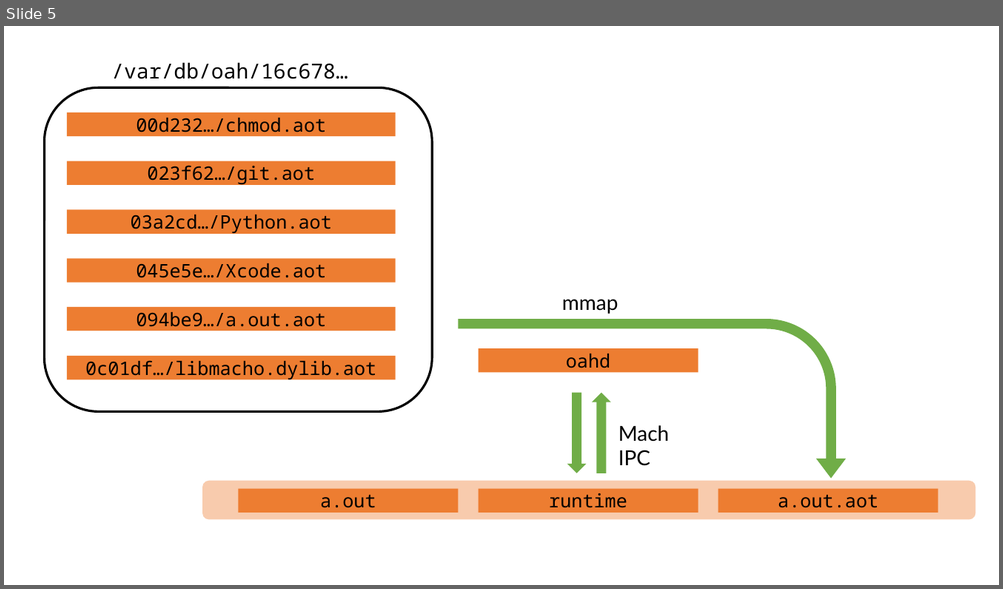
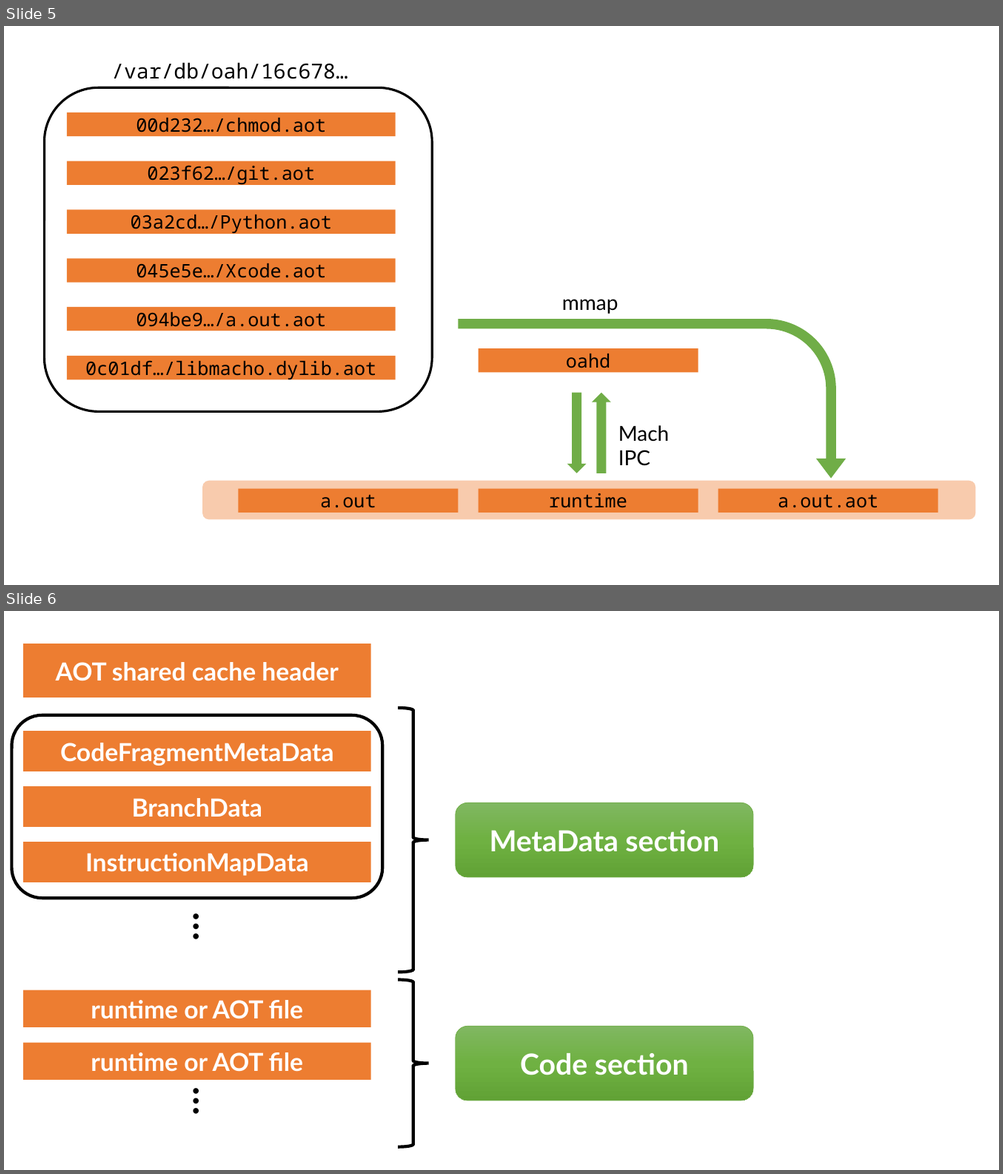
Before and after one commit to FFRI/ProjectChampollion, a slide deck: docs/assets/figures.pptx. Shown one above the other, each under a label of ours: slide 5 before the commit, slides 5 and 6 after it. The pictures are 1003x589 and 1003x1174 pixels, drawn with LibreOffice and Linux fonts; fonts in the diff are those of the drawing. Boxes give left, top, right and bottom in pixels: in the first picture for what was removed or moved away, otherwise in the second. Text is boxed around its words. In the diff, an @@ line names an element or a change of style, - is before the commit and + after.

```diff
--- a/docs/assets/figures.pptx
+++ b/docs/assets/figures.pptx
@@ slide 6 added at box(4, 611, 999, 1170), background #FFFFFF @@
@@ rectangle added at box(23, 644, 371, 698), fill #ED7D31, 24 pt, text #FFFFFF, bold @@
+AOT shared cache header
@@ group added at box(11, 715, 382, 898): 3 rectangles, 1 rounded rectangle @@
+CodeFragmentMetaData
+BranchData
+InstructionMapData
@@ right brace added at box(398, 708, 429, 973), outline #000000 3 pt @@
@@ rounded rectangle added at box(455, 803, 753, 877), fill gradient #81B861 to #6FB242 to #62A336, outline #70AD47 0.5 pt, 28 pt, text #FFFFFF, bold @@
+MetaData section
@@ text added at box(181, 906, 234, 955), 36 pt, text #000000, bold @@
+…
@@ right brace added at box(398, 980, 429, 1147), outline #000000 3 pt @@
@@ rectangle added at box(23, 991, 371, 1028), fill #ED7D31, 24 pt, text #FFFFFF, bold @@
+runtime or AOT file
@@ rounded rectangle added at box(455, 1027, 753, 1101), fill gradient #81B861 to #6FB242 to #62A336, outline #70AD47 0.5 pt, 28 pt, text #FFFFFF, bold @@
+Code section
@@ rectangle added at box(23, 1043, 371, 1080), fill #ED7D31, 24 pt, text #FFFFFF, bold @@
+runtime or AOT file
@@ text added at box(181, 1081, 234, 1130), 36 pt, text #000000, bold @@
+…
```
Also in this commit, not shown: 6 other files.
